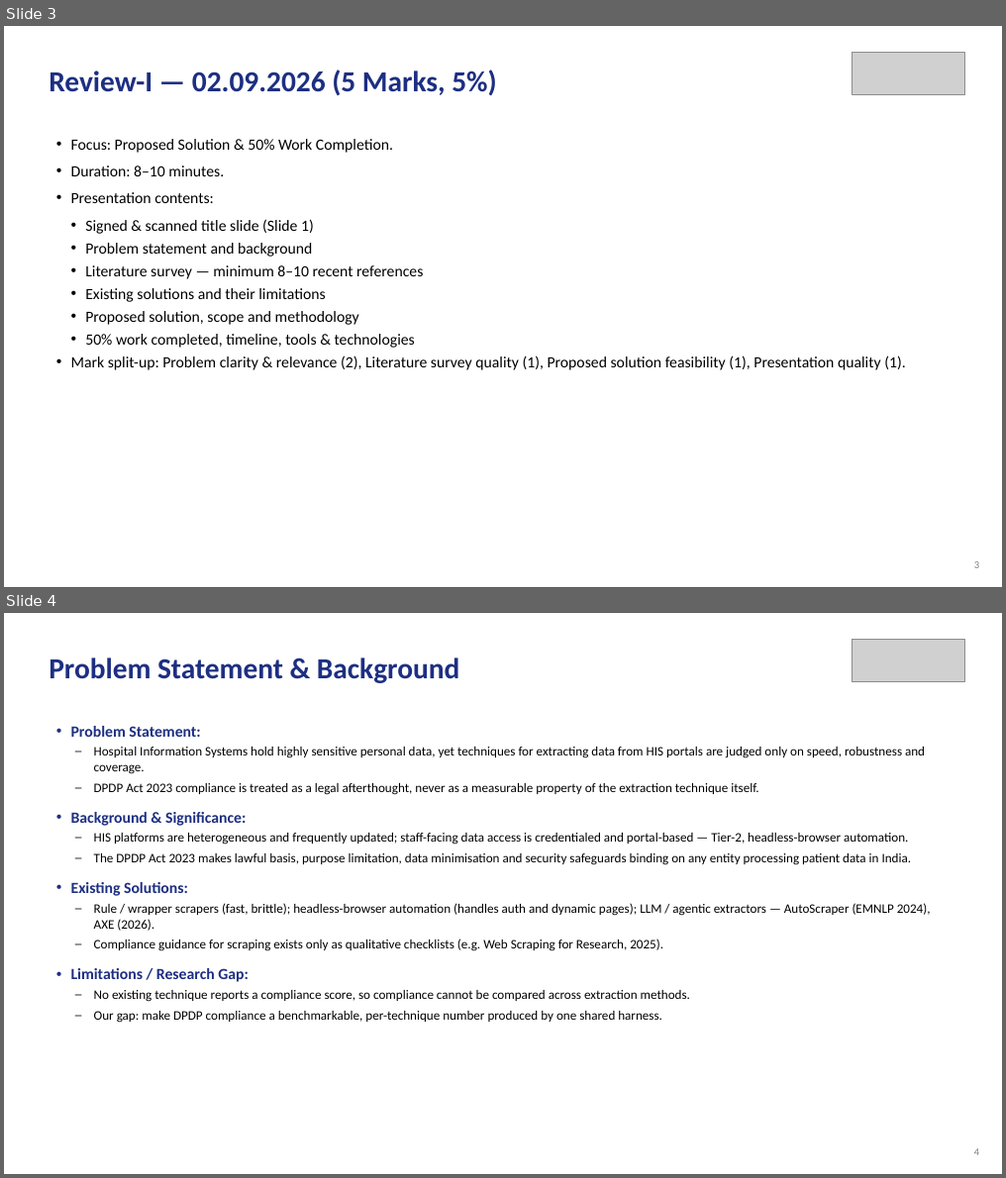
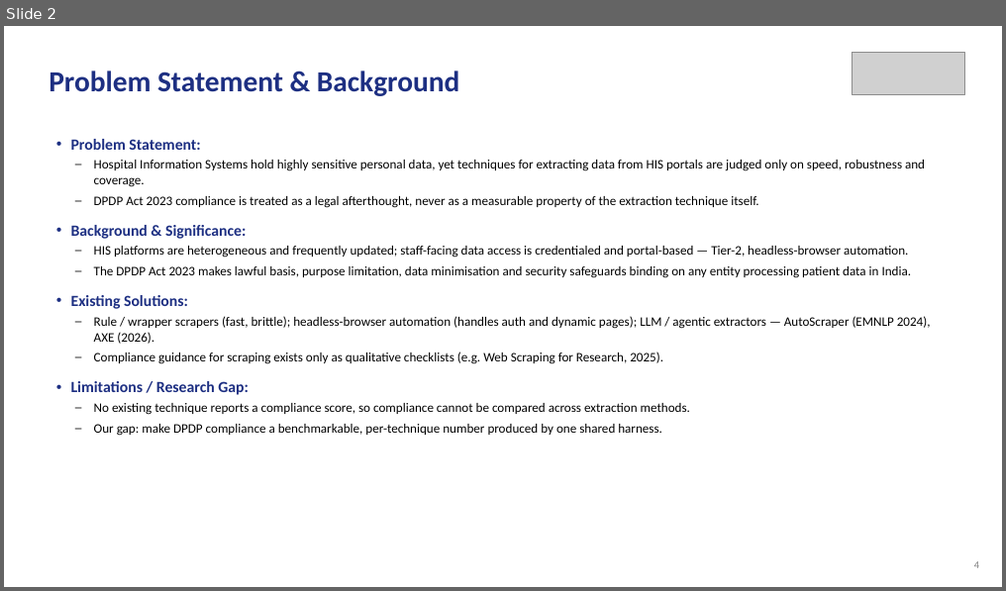
Before and after one commit to aysk1209/his-scraping-dpdp-project, a slide deck: Review-I.pptx. Shown one above the other, each under a label of ours: slides 3 and 4 before the commit, slide 2 after it. The pictures are 1006x1178 and 1006x591 pixels, drawn with LibreOffice and Linux fonts; fonts in the diff are those of the drawing; grey boxes stand for pictures. Boxes give left, top, right and bottom in pixels: in the first picture for what was removed or moved away, otherwise in the second. Text is boxed around its words. In the diff, an @@ line names an element or a change of style, - is before the commit and + after.

```diff
--- a/Review-I.pptx
+++ b/Review-I.pptx
@@ slide 3 removed at <box>4,26,1002,587</box>, background #FFFFFF @@
@@ picture removed at <box>852,52,964,95</box> @@
@@ text removed at <box>49,70,496,95</box> @@
-Review-I — 02.09.2026 (5 Marks, 5%)
@@ text removed at <box>71,139,905,371</box> @@
-• Focus: Proposed Solution & 50% Work Completion.
-• Duration: 8–10 minutes.
-• Presentation contents:
-  • Signed & scanned title slide (Slide 1)
-  • Problem statement and background
-  • Literature survey — minimum 8–10 recent references
-  • Existing solutions and their limitations
-  • Proposed solution, scope and methodology
-  • 50% work completed, timeline, tools & technologies
-• Mark split-up: Problem clarity & relevance (2), Literature survey quality (1), Proposed solution feasibility (1), Presentation quality (1).
@@ text removed at <box>974,562,979,569</box> @@
-3
@@ what was slide 4 is now slide 2 @@
```
Also in this commit, not shown: 4 slides changed, 1 slide added, 1 other slide removed.
